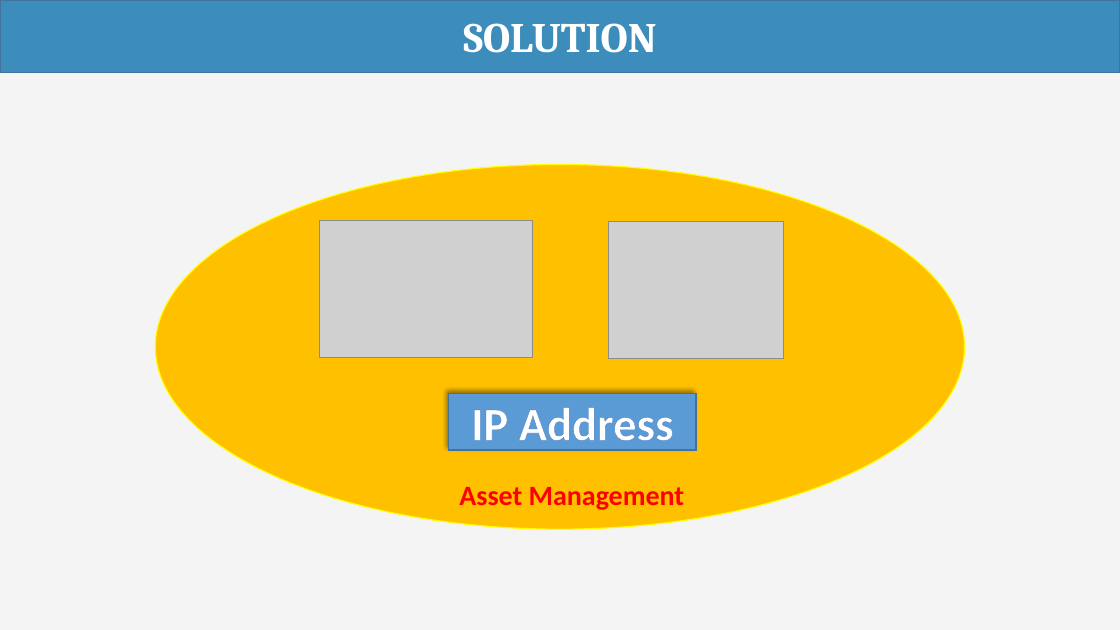
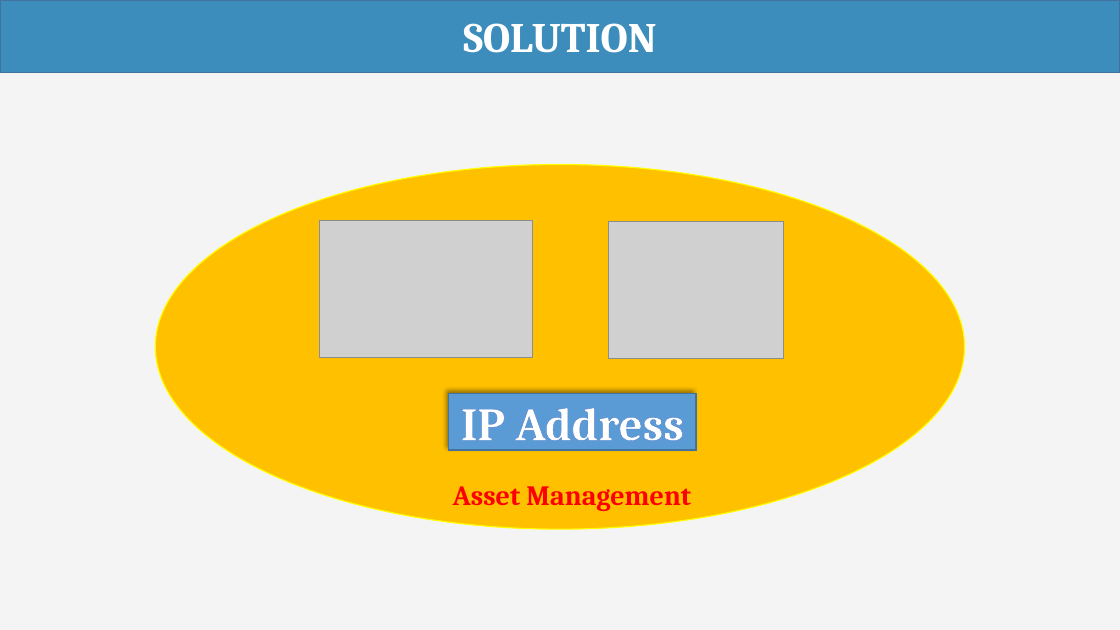
Before and after one commit to haltt051093/IMS-datacenter, a slide deck: slide 7 of Document/Presentation/IMS_20160407_Presentation.pptx. Drawn at 1120x630 pixels with LibreOffice and Linux fonts; fonts in the diff are those of the drawing; grey boxes stand for pictures. Boxes give left, top, right and bottom in pixels: in the first picture for what was removed or moved away, otherwise in the second. Text is boxed around its words. In the diff, an @@ line names an element or a change of style, - is before the commit and + after.

```diff
--- a/Document/Presentation/IMS_20160407_Presentation.pptx
+++ b/Document/Presentation/IMS_20160407_Presentation.pptx
@@ rectangle "IP Address" at [449,393,696,450]: font Calibri to Cambria @@
@@ subtitle "Asset Management" at [453,486,691,511]: font Calibri to Cambria @@
```
Also in this commit, not shown: 9 other slides changed, 3 slides added, 2 other files.
